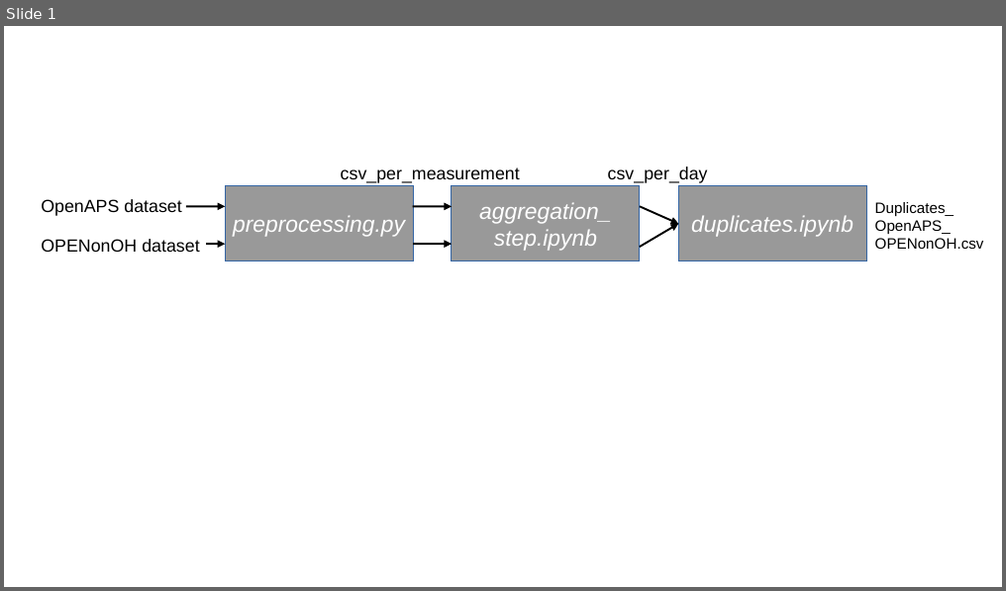
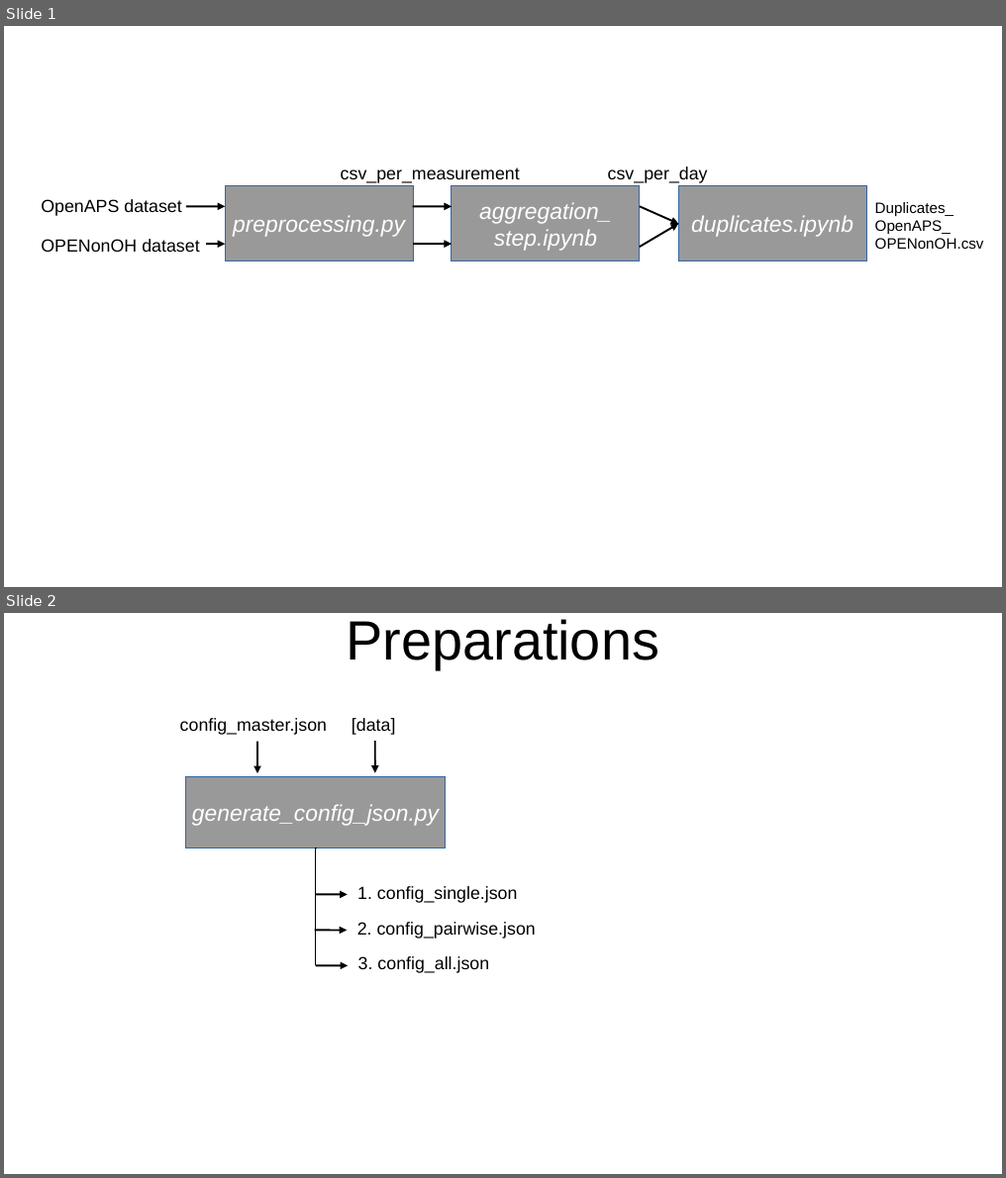
Before and after one commit to berndreinhold/datadriven_dedup, a slide deck: doc/process_flow.odp. Shown one above the other, each under a label of ours: slide 1 before the commit, slides 1 and 2 after it. The pictures are 1006x591 and 1006x1178 pixels, drawn with LibreOffice and Linux fonts; fonts in the diff are those of the drawing. Boxes give left, top, right and bottom in pixels: in the first picture for what was removed or moved away, otherwise in the second. Text is boxed around its words. In the diff, an @@ line names an element or a change of style, - is before the commit and + after.

```diff
--- a/doc/process_flow.odp
+++ b/doc/process_flow.odp
@@ slide 2 added at [4,613,1002,1174], background #FFFFFF @@
@@ title added at [346,619,659,668], 44 pt, text #000000 @@
+Preparations
@@ text added at [180,718,327,735], 14 pt, text #000000 @@
+config_master.json
@@ text added at [351,718,395,735], 14 pt, text #000000 @@
+[data]
@@ arrow added from (257, 742) to (257, 773), #000000 1.5 pt @@
@@ arrow added from (375, 741) to (375, 773), #000000 1.5 pt @@
@@ rectangle added at [186,777,446,849], fill #999999, outline #3465A4 0 pt, 18 pt, text #FFFFFF, italic @@
+generate_config_json.py
@@ elbow line added from (316, 966) to (316, 849), #000000 1.42 pt @@
@@ arrow added from (316, 894) to (348, 894), #000000 1.5 pt @@
@@ text added at [357,886,517,903], 14 pt, text #000000 @@
+1. config_single.json
@@ arrow added from (315, 930) to (348, 930), #000000 1.5 pt @@
@@ text added at [357,922,536,939], 14 pt, text #000000 @@
+2. config_pairwise.json
@@ arrow added from (316, 966) to (349, 966), #000000 1.5 pt @@
@@ text added at [358,957,489,973], 14 pt, text #000000 @@
+3. config_all.json
```
Also in this commit, not shown: 2 other slides added, 4 other files.
